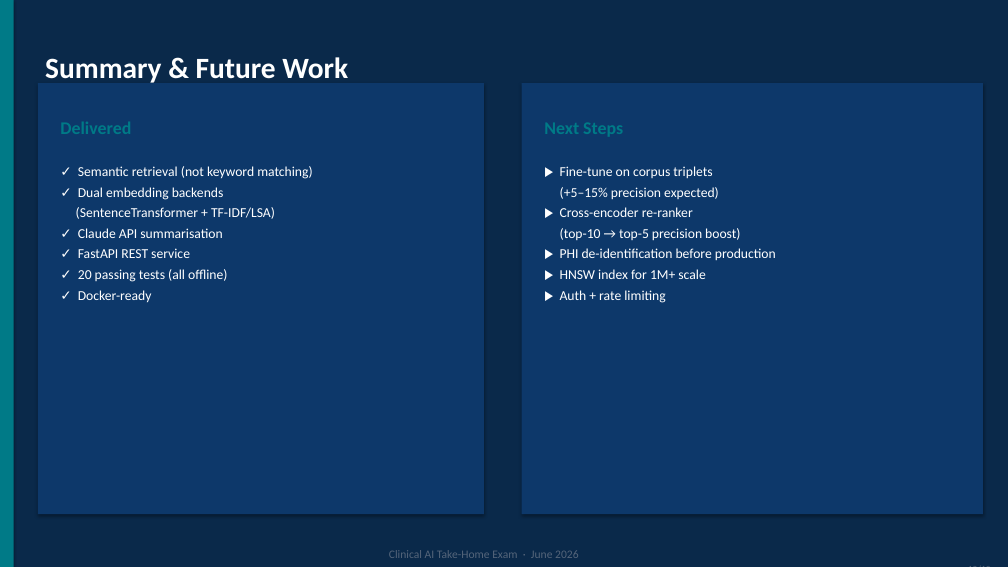
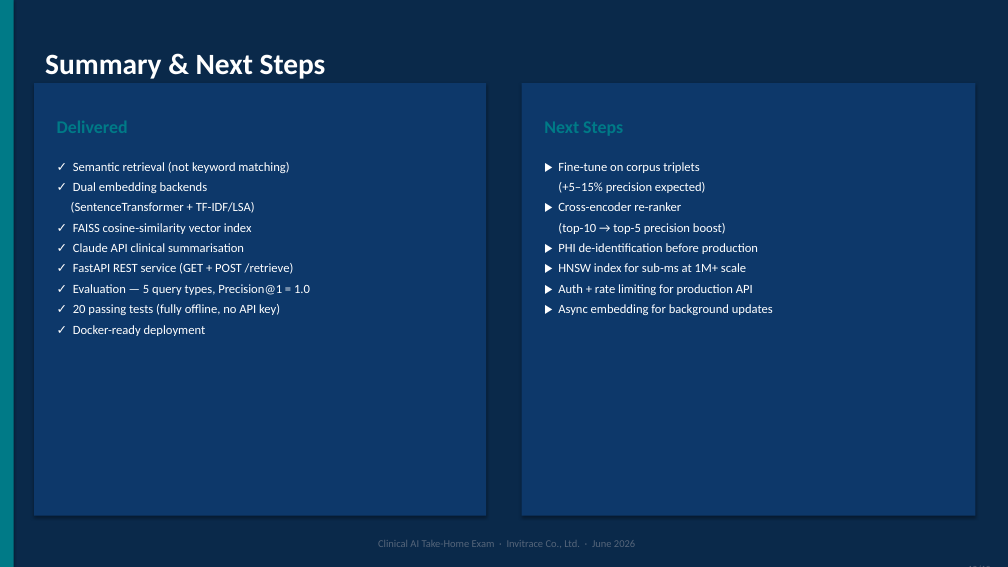
Before and after one commit to skunpoj/clinic, a slide deck: slide 10 of Clinical_Note_Retrieval_Exam.pptx. Drawn at 1008x567 pixels with LibreOffice and Linux fonts; fonts in the diff are those of the drawing. Boxes give left, top, right and bottom in pixels: in the first picture for what was removed or moved away, otherwise in the second. Text is boxed around its words. In the diff, an @@ line names an element or a change of style, - is before the commit and + after.

```diff
--- a/Clinical_Note_Retrieval_Exam.pptx
+++ b/Clinical_Note_Retrieval_Exam.pptx
@@ text at (45, 54, 326, 79): text changed @@
-Summary & Future Work
+Summary & Next Steps
@@ rectangle: place and size @@
-rectangle at (38, 83, 484, 514)
+rectangle at (34, 83, 486, 516)
@@ rectangle: place and size @@
-rectangle at (522, 83, 983, 514)
+rectangle at (522, 83, 975, 516)
@@ text at (71, 162, 289, 213): size 13 to 12 pt in "✓ Semantic retrieval (not keyword matching)", "✓ Dual embedding backends", "(SentenceTransformer + TF-IDF/LSA)"; more space between paragraphs @@
@@ text at (558, 162, 758, 254): size 13 to 12 pt in "▶ Fine-tune on corpus triplets", "(+5–15% precision expected)", "▶ Cross-encoder re-ranker", "(top-10 → top-5 precision boost)" and 1 more places; more space between paragraphs @@
@@ text at (73, 223, 310, 336): text changed; size 13 to 12 pt @@
-✓ Claude API summarisation
-✓ FastAPI REST service
-✓ 20 passing tests (all offline)
-✓ Docker-ready
+✓ FAISS cosine-similarity vector index
+✓ Claude API clinical summarisation
+✓ FastAPI REST service (GET + POST /retrieve)
+✓ Evaluation — 5 query types, Precision@1 = 1.0
+✓ 20 passing tests (fully offline, no API key)
+✓ Docker-ready deployment
@@ text at (558, 263, 773, 315): text changed; size 13 to 12 pt @@
-▶ HNSW index for 1M+ scale
-▶ Auth + rate limiting
+▶ HNSW index for sub-ms at 1M+ scale
+▶ Auth + rate limiting for production API
+▶ Async embedding for background updates
@@ text at (378, 540, 635, 547): text changed; size 11 to 10 pt @@
-Clinical AI Take-Home Exam · June 2026
+Clinical AI Take-Home Exam · Invitrace Co., Ltd. · June 2026
```
Also in this commit, not shown: 9 other slides changed, 2 other files.
